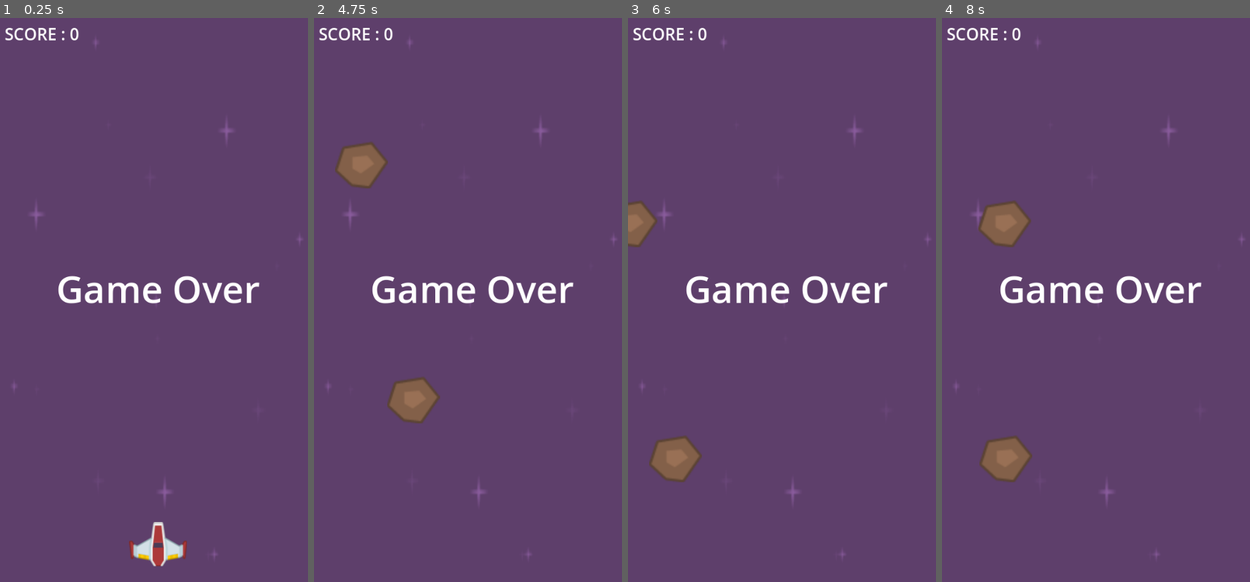
Above: before the commit, frames 1-4 (left to right).
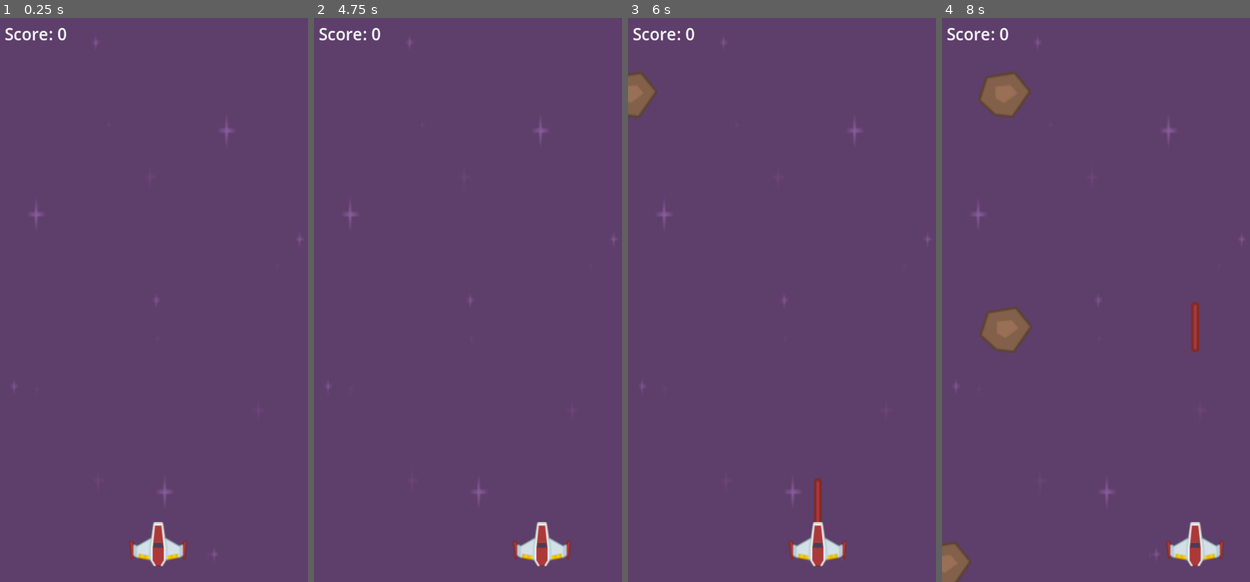
Above: after the commit, the same moments.

Repository: gabriel447/top_invaders
Game: Godot game, scene res://main.tscn
Two runs of this game, one before a commit and one after it. Both use one fixed random seed, a clock stepped at 60 frames per second and the inputs below.
Inputs (mouse positions are in pixels of both pictures, inside the frame that each line leads up to):
- Up to frame 1 (0.25 s): no input
- Up to frame 2 (4.75 s): tap Enter (ui_accept) at 0.5, 0.6, 0.77, 1.07, 1.52, 1.55, 1.82, 2.1, 3.02, 3.05, 3.32, 3.6, 3.77, 4.07, 4.52, 4.55 s; move the mouse to (455, 412) at 0.52 s; move the mouse to (566, 384) at 1.27 s; click (566, 384) at 1.35 s; move the mouse to (378, 215) at 2.02 s; move the mouse to (489, 300) at 2.77 s; click (489, 300) at 2.85 s; move the mouse to (424, 159) at 3.52 s; move the mouse to (541, 271) at 4.27 s; click (541, 271) at 4.35 s
- Up to frame 3 (6 s): tap Enter (ui_accept) at 4.82, 5.1 s; move the mouse to (723, 328) at 5.02 s; move the mouse to (818, 175) at 5.77 s; click (818, 175) at 5.85 s
- Up to frame 4 (8 s): tap Enter (ui_accept) at 6.02, 6.05, 6.32, 6.6, 6.77, 7.07, 7.52, 7.55, 7.82 s; move the mouse to (1083, 412) at 6.52 s; move the mouse to (1194, 384) at 7.27 s; click (1194, 384) at 7.35 s

The runs differ from the first frame. In frame 1, 1.5% of the frame differs, in the area x 4-85%, y 1-51%; in frame 2, 4.2%; in frame 3, 4.6%; in frame 4, 7.0%, in the area x 0-92%, y 1-100%.

Commit message:
score e gameover

Diff:
--- /dev/null
+++ b/LabekGameOver.gd
@@ -0,0 +1,11 @@
+extends Label
+
+@onready var mainScene = $"../.."
+
+func _process(delta):
+	if mainScene.is_game_over == true:
+		self.visible = true
+
+	if Input.is_action_just_pressed("ui_accept") and mainScene.is_game_over == true:
+		get_tree().reload_current_scene()
+		mainScene.reset_values()
--- /dev/null
+++ b/LabelScore.gd
@@ -0,0 +1,6 @@
+extends Label
+
+@onready var mainScene = $"../.."
+
+func _process(delta):
+	self.text = "Score: " + str(mainScene.score)
--- a/main.tscn
+++ b/main.tscn
@@ -6,7 +6,9 @@
 [ext_resource type="Texture2D" uid="uid://n15amcx1b25c" path="res://playerShip1_red.png" id="2_cl1ht"]
 [ext_resource type="Texture2D" uid="uid://bjnub7cc4bpak" path="res://purple.png" id="2_h4hj0"]
 [ext_resource type="PackedScene" uid="uid://bt4tutj1h5e3g" path="res://laser.tscn" id="3_ubuoq"]
+[ext_resource type="Script" path="res://LabelScore.gd" id="6_h62td"]
 [ext_resource type="Script" path="res://EnemySpawner.gd" id="7_j6igd"]
+[ext_resource type="Script" path="res://LabekGameOver.gd" id="7_yxle1"]
 
 [sub_resource type="CircleShape2D" id="CircleShape2D_lkp3e"]
 radius = 48.28
@@ -59,8 +61,10 @@
 offset_bottom = 50.0
 text = "SCORE : 0"
 label_settings = SubResource("LabelSettings_73bny")
+script = ExtResource("6_h62td")
 
 [node name="LabekGameOver" type="Label" parent="Control"]
+visible = false
 z_index = 10
 layout_mode = 0
 offset_left = 104.0
@@ -71,6 +75,7 @@
 label_settings = SubResource("LabelSettings_uyapm")
 horizontal_alignment = 1
 vertical_alignment = 1
+script = ExtResource("7_yxle1")
 
 [node name="EnemySpawner" type="Node2D" parent="."]
 script = ExtResource("7_j6igd")
Not shown: 1 places in main.tscn that only renumber resources
